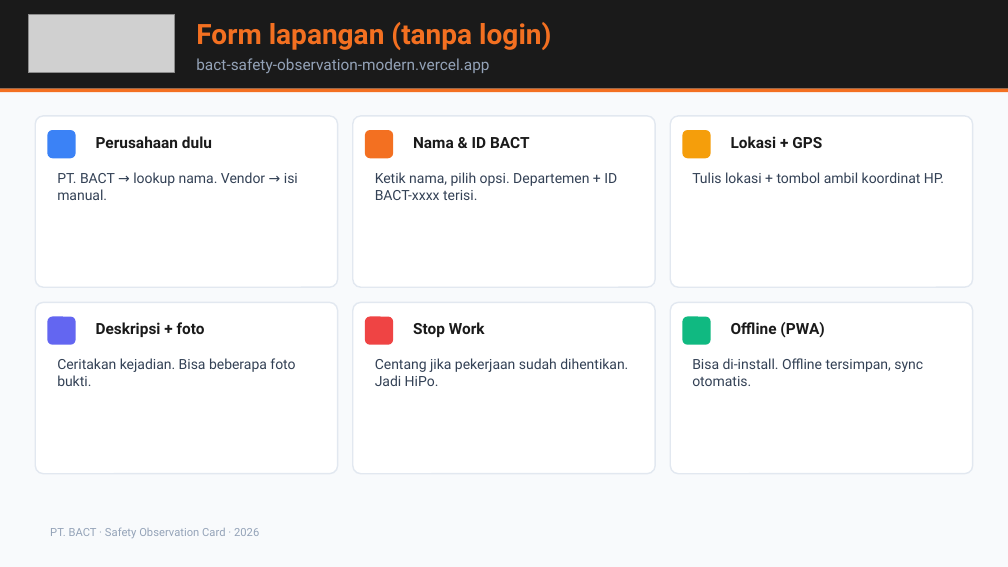
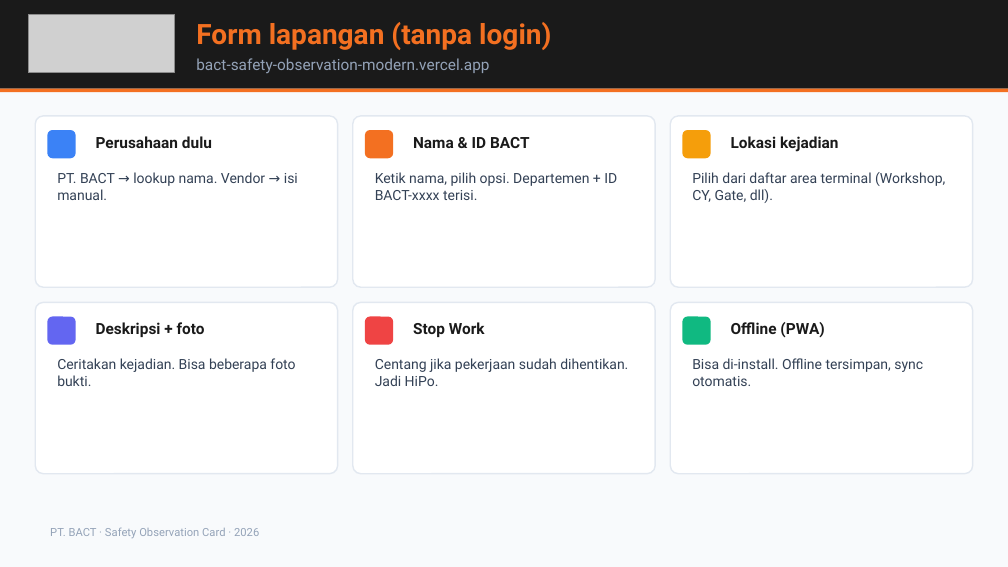
Before and after one commit to msatibi32/bact-safety-observation-modern, a slide deck: slide 5 of supabase/BACT-SOC-Presentasi-HSE.pptx (slide 4 before the commit). Drawn at 1008x567 pixels with LibreOffice and Linux fonts; fonts in the diff are those of the drawing; grey boxes stand for pictures. Boxes give left, top, right and bottom in pixels: in the first picture for what was removed or moved away, otherwise in the second. Text is boxed around its words. In the diff, an @@ line names an element or a change of style, - is before the commit and + after.

```diff
--- a/supabase/BACT-SOC-Presentasi-HSE.pptx
+++ b/supabase/BACT-SOC-Presentasi-HSE.pptx
@@ text at [731, 136, 838, 152]: text changed @@
-Lokasi + GPS
+Lokasi kejadian
@@ text at [692, 172, 945, 203]: text changed @@
-Tulis lokasi + tombol ambil koordinat HP.
+Pilih dari daftar area terminal (Workshop, CY, Gate, dll).
```
Also in this commit, not shown: 1 other slide changed, 4 slides added, 1 slide removed, 8 other files.
